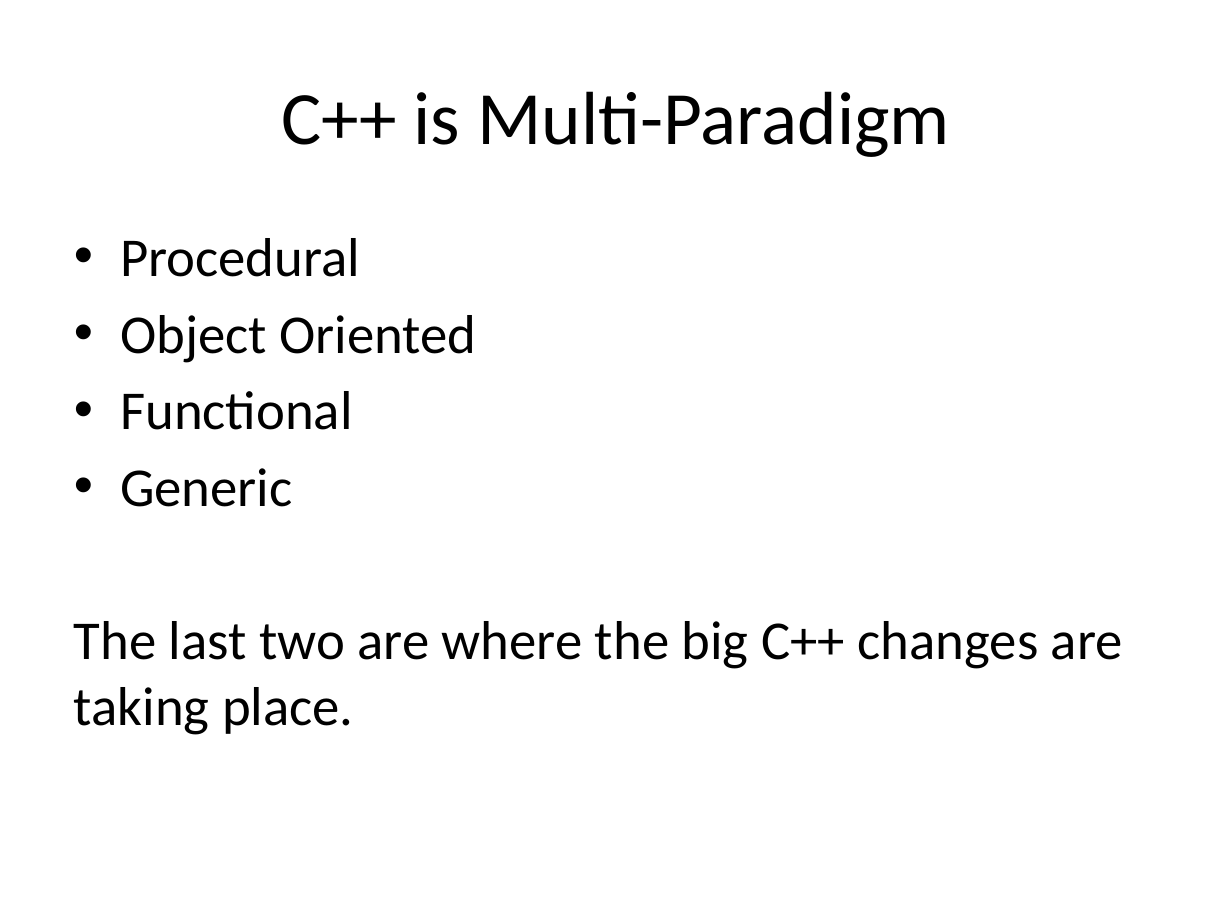
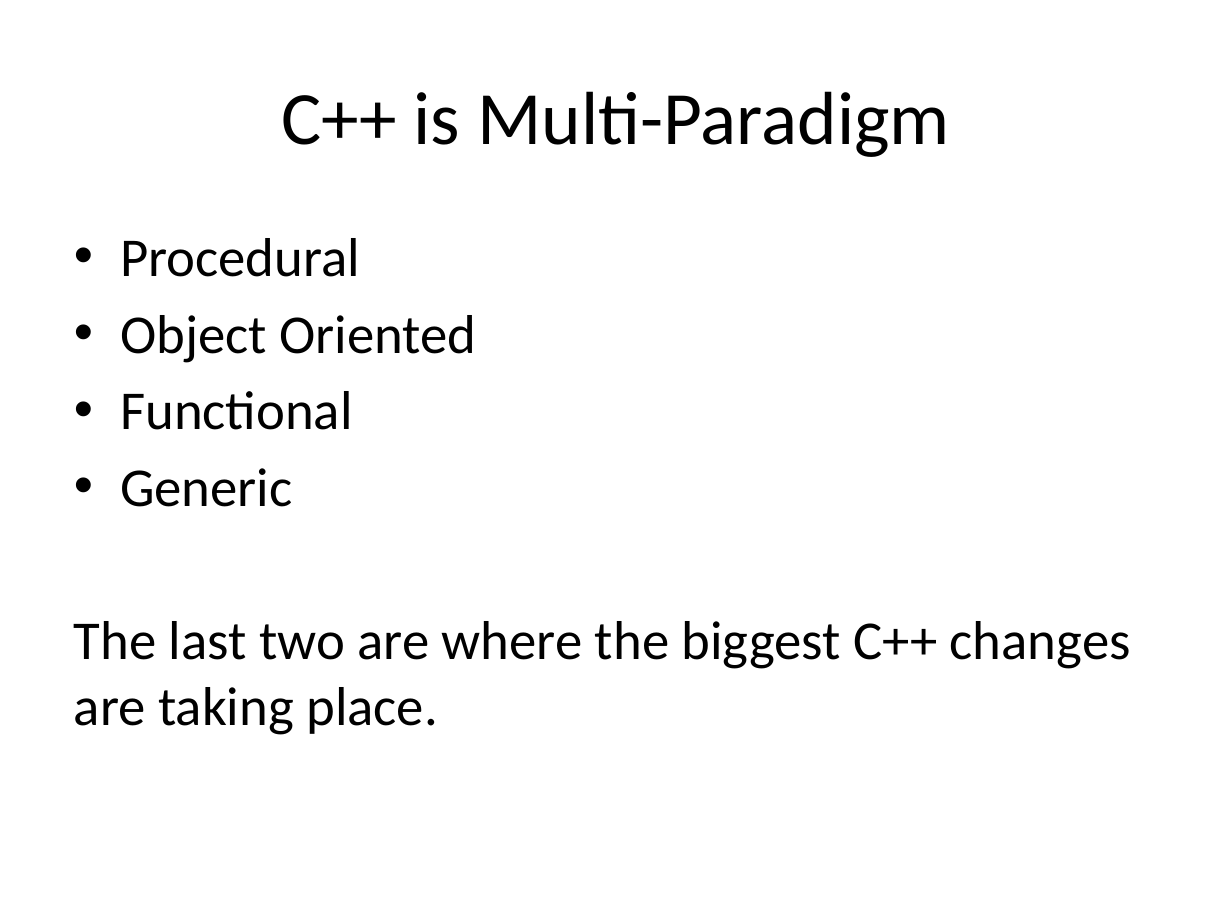
Before and after one commit to fellmad/FunWithCpp11, a slide deck: slide 21 of doc/Fun_with_C++11.pptx (slide 19 before the commit). Drawn at 1232x924 pixels with LibreOffice and Linux fonts; fonts in the diff are those of the drawing. Boxes give left, top, right and bottom in pixels: in the first picture for what was removed or moved away, otherwise in the second. Text is boxed around its words. In the diff, an @@ line names an element or a change of style, - is before the commit and + after.

```diff
--- a/doc/Fun_with_C++11.pptx
+++ b/doc/Fun_with_C++11.pptx
@@ text at bbox=[74, 621, 1131, 735]: text changed @@
-The last two are where the big C++ changes are taking place.
+The last two are where the biggest C++ changes are taking place.
```
Also in this commit, not shown: 12 other slides changed, 3 slides added, 1 slide removed.
